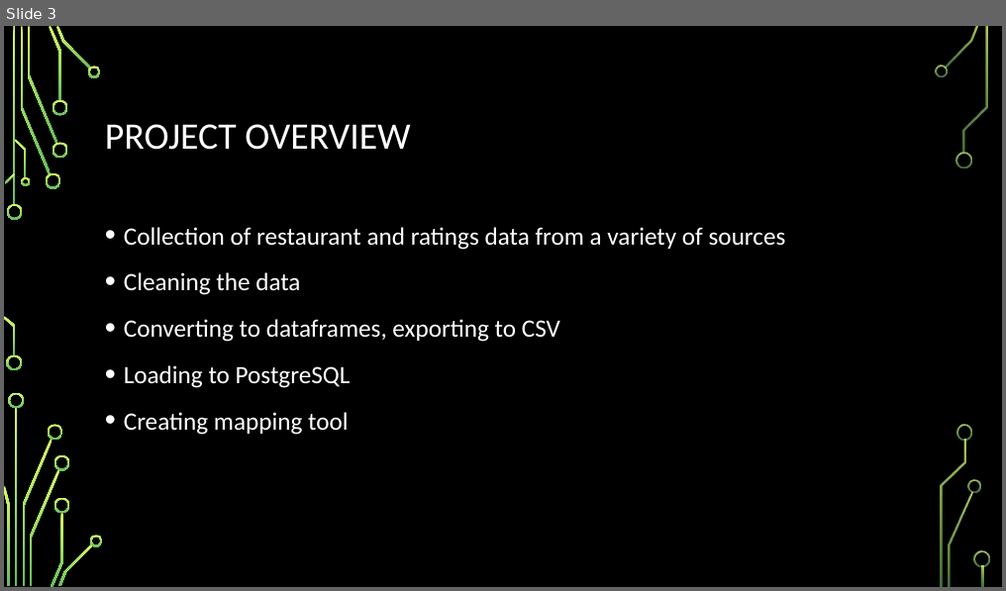
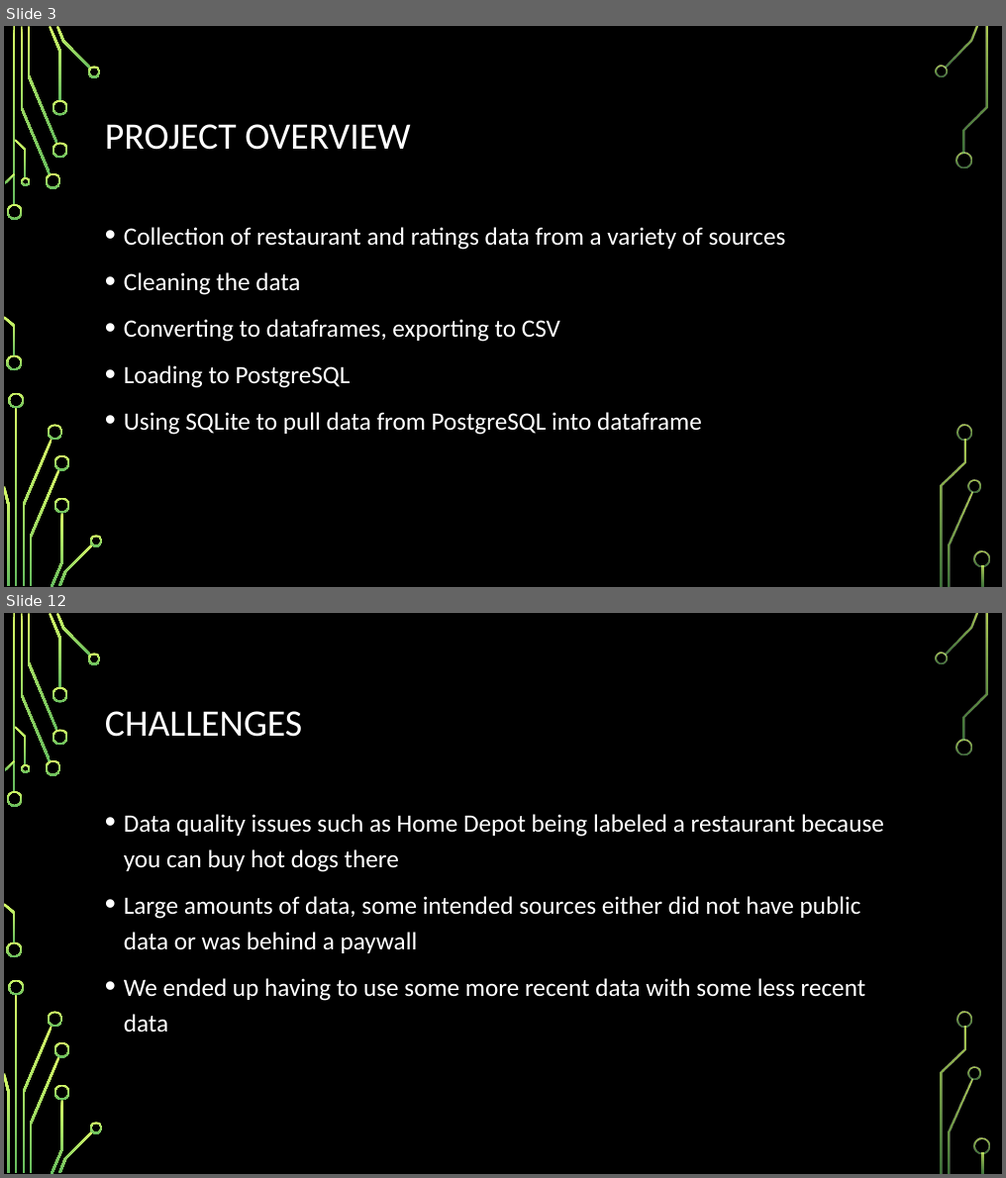
Before and after one commit to jclawson0602/Group_1_Project_3, a slide deck: Group 1 Project 3 DRAFT.pptx. Shown one above the other, each under a label of ours: slide 3 before the commit, slides 3 and 12 after it; the slides between them are not shown. The pictures are 1006x591 and 1006x1178 pixels, drawn with LibreOffice and Linux fonts; fonts in the diff are those of the drawing; background and template pictures are left out. Boxes give left, top, right and bottom in pixels: in the first picture for what was removed or moved away, otherwise in the second. Text is boxed around its words. In the diff, an @@ line names an element or a change of style, - is before the commit and + after.

```diff
--- a/Group 1 Project 3 DRAFT.pptx
+++ b/Group 1 Project 3 DRAFT.pptx
@@ slide 12 added at box(4, 613, 1002, 1174), background picture (left out); not listed: 36 template elements that a slide beside it also shows @@
@@ title added at box(105, 711, 302, 737), 36 pt, text #FFFFFF @@
+CHALLENGES
@@ text added at box(124, 814, 884, 1033), 24 pt, text #FFFFFF @@
+• Data quality issues such as Home Depot being labeled a restaurant because you can buy hot dogs there
+• Large amounts of data, some intended sources either did not have public data or was behind a paywall
+• We ended up having to use some more recent data with some less recent data
@@ slide 3 changed as well @@
@@ text at box(124, 412, 702, 435): text changed @@
-• Creating mapping tool
+• Using SQLite to pull data from PostgreSQL into dataframe
```
Also in this commit, not shown: 4 other slides changed, 6 other slides added, 3 slides removed.
